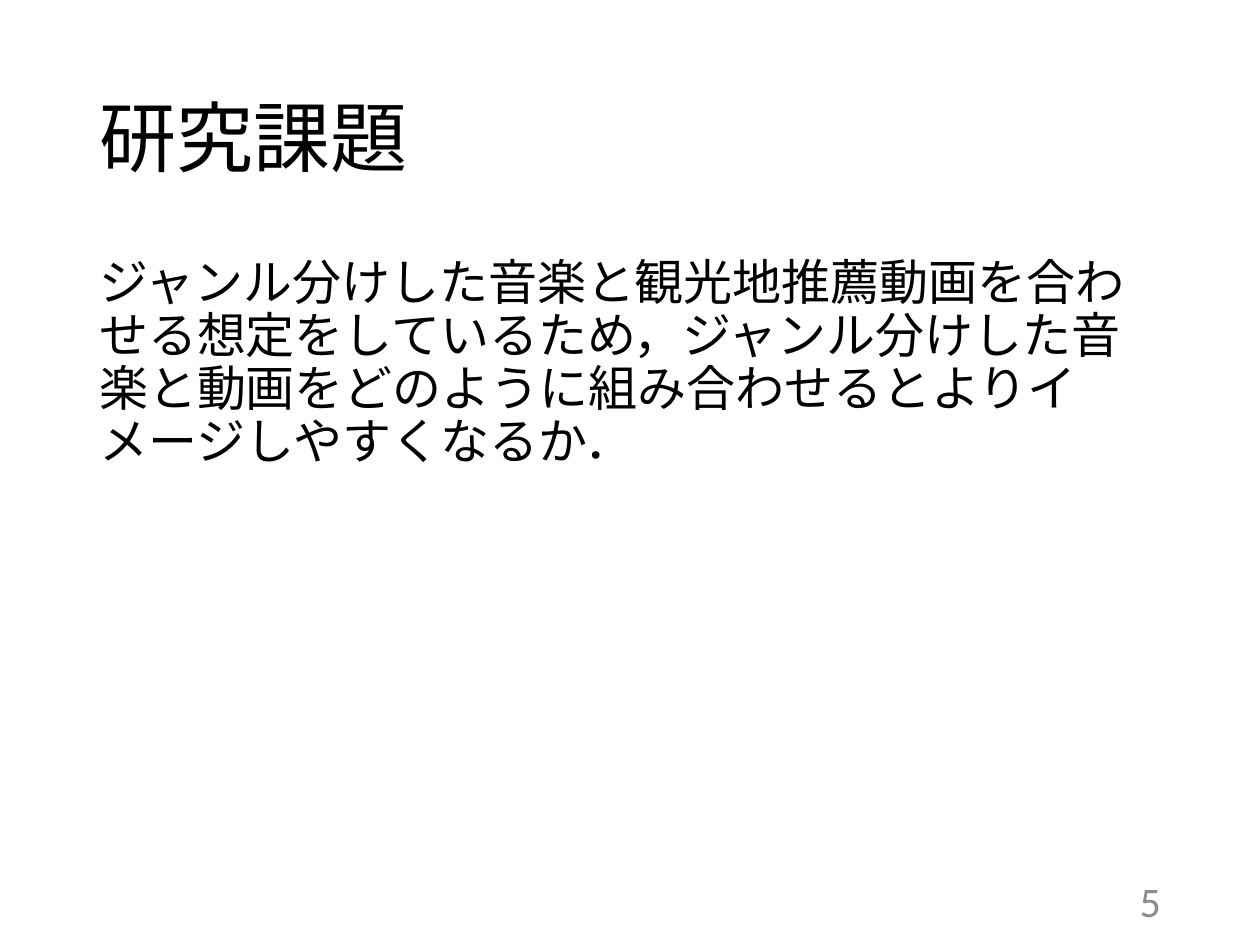
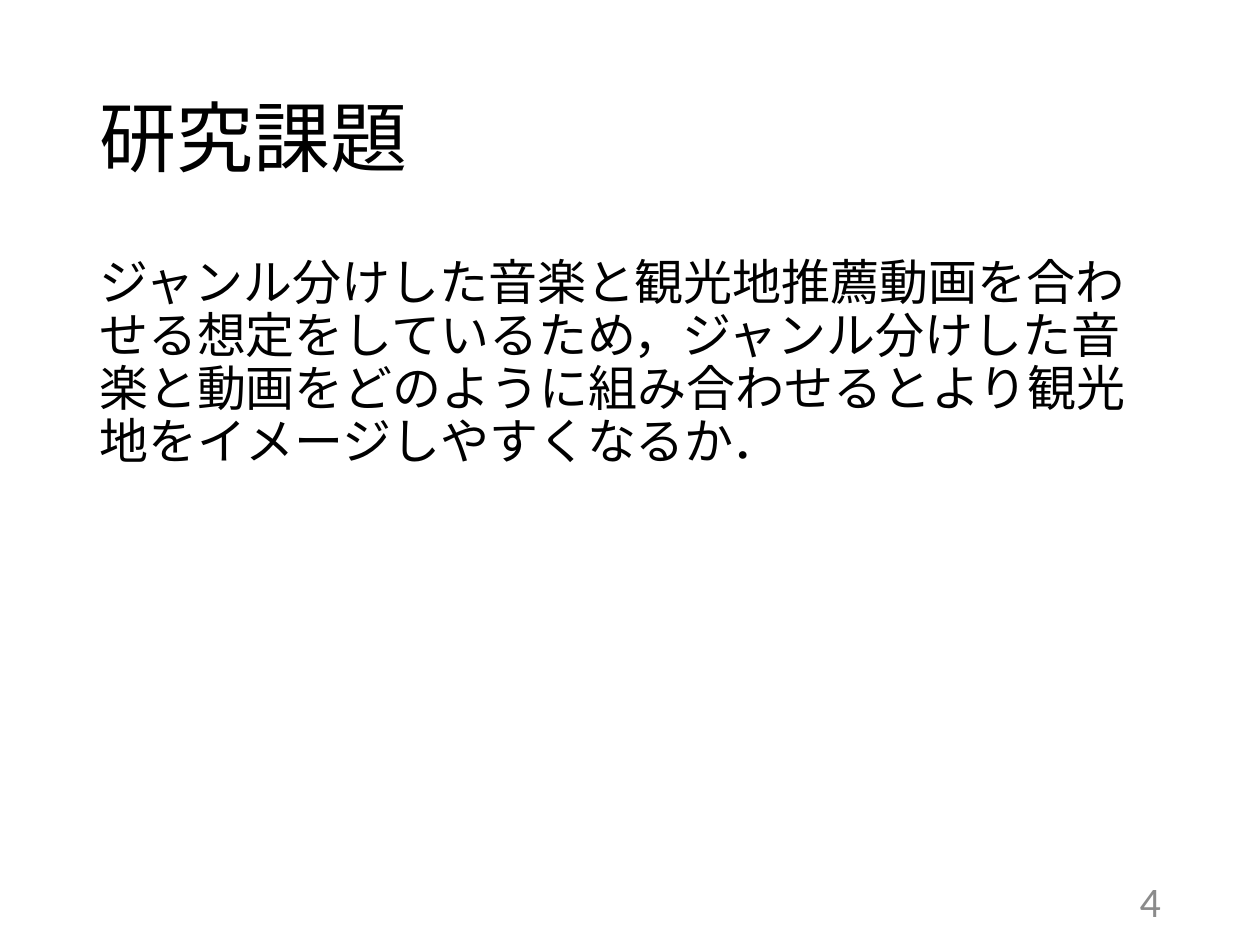
Before and after one commit to kait-takanolab/1821144-yoshii-thesis, a slide deck: slide 4 of 学部_中間発表_1821144.pptx (slide 5 before the commit). Drawn at 1260x945 pixels with LibreOffice and Linux fonts; fonts in the diff are those of the drawing. Boxes give left, top, right and bottom in pixels: in the first picture for what was removed or moved away, otherwise in the second. Text is boxed around its words. In the diff, an @@ line names an element or a change of style, - is before the commit and + after.

```diff
--- a/学部_中間発表_1821144.pptx
+++ b/学部_中間発表_1821144.pptx
@@ text at box(99, 258, 1126, 462): text changed @@
-ジャンル分けした音楽と観光地推薦動画を合わせる想定をしているため，ジャンル分けした音楽と動画をどのように組み合わせるとよりイメージしやすくなるか．
+ジャンル分けした音楽と観光地推薦動画を合わせる想定をしているため，ジャンル分けした音楽と動画をどのように組み合わせるとより観光地をイメージしやすくなるか．
@@ page number at box(1140, 890, 1161, 917): text changed @@
-5
+4
```
Also in this commit, not shown: 3 other slides changed.
